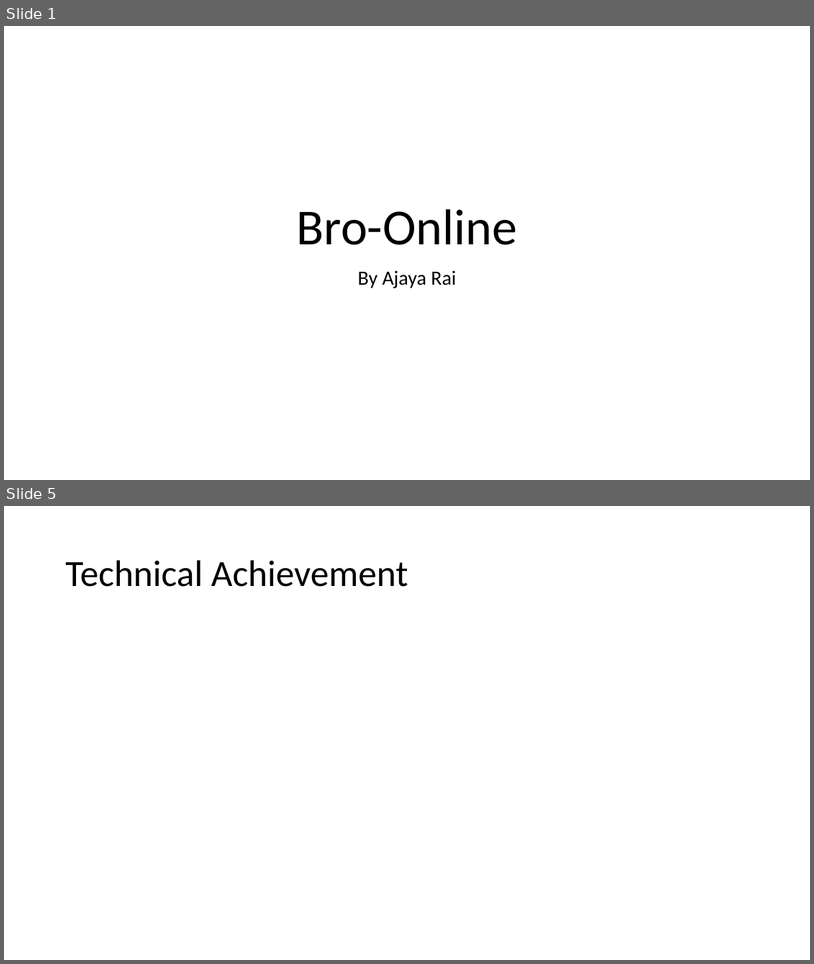
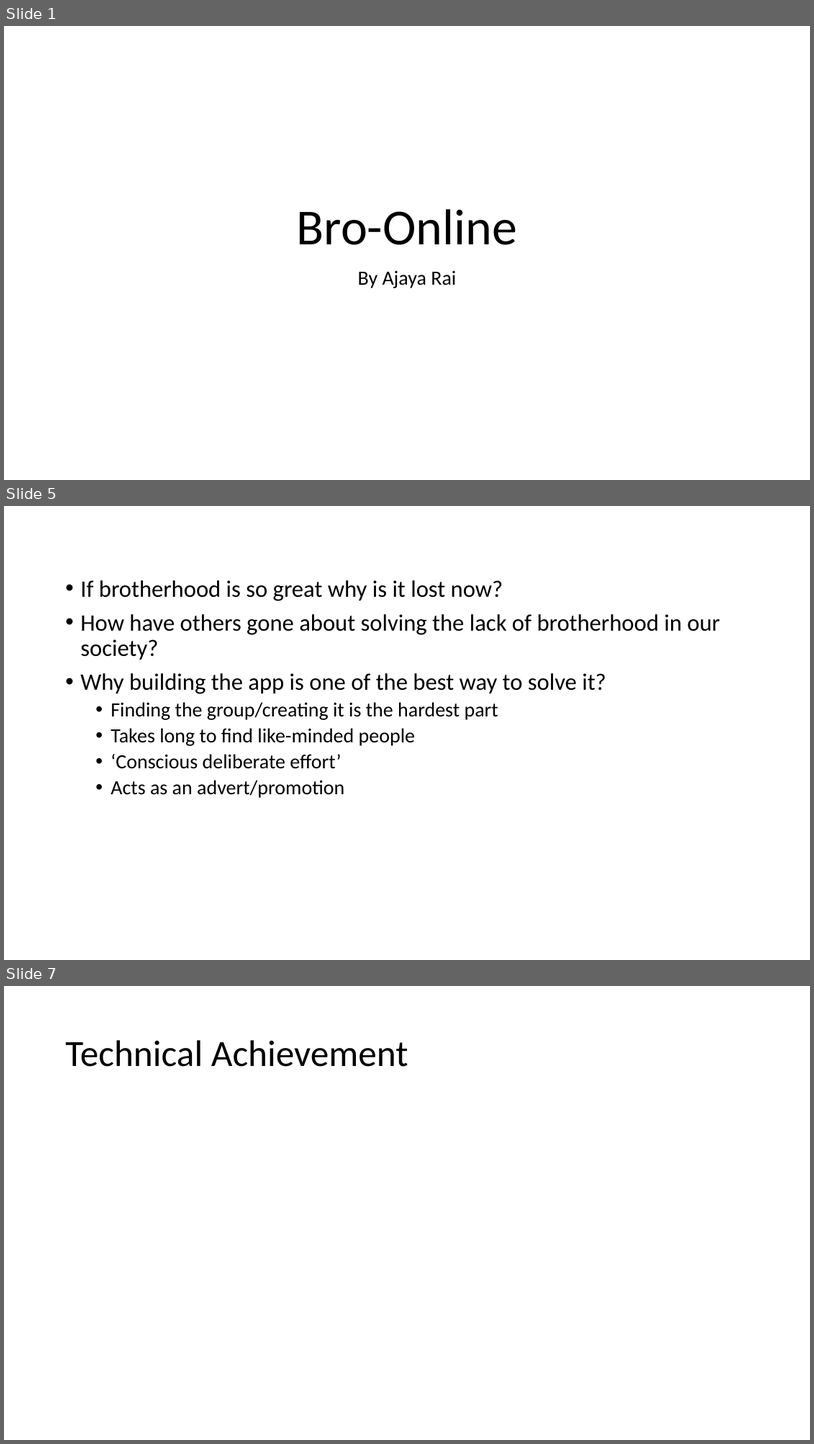
Before and after one commit to AjayaRai/bro-online, a slide deck: Challenge Week/Challenge Week Presentation.pptx. Shown one above the other, each under a label of ours: slides 1 and 5 before the commit, slides 1, 5 and 7 after it; the slides between them are not shown. The pictures are 814x964 and 814x1444 pixels, drawn with LibreOffice and Linux fonts; fonts in the diff are those of the drawing. Boxes give left, top, right and bottom in pixels: in the first picture for what was removed or moved away, otherwise in the second. Text is boxed around its words. In the diff, an @@ line names an element or a change of style, - is before the commit and + after.

```diff
--- a/Challenge Week/Challenge Week Presentation.pptx
+++ b/Challenge Week/Challenge Week Presentation.pptx
@@ slide 5 added at (4, 506, 810, 960), background #FFFFFF @@
@@ text added at (80, 580, 720, 798), 28 pt, text #000000 @@
+• If brotherhood is so great why is it lost now?
+• How have others gone about solving the lack of brotherhood in our society?
+• Why building the app is one of the best way to solve it?
+  • Finding the group/creating it is the hardest part
+  • Takes long to find like-minded people
+  • ‘Conscious deliberate effort’
+  • Acts as an advert/promotion
@@ what was slide 5 is now slide 7 @@
```
Also in this commit, not shown: 2 slides changed, 2 other slides added, 1 slide removed, 8 other files.
